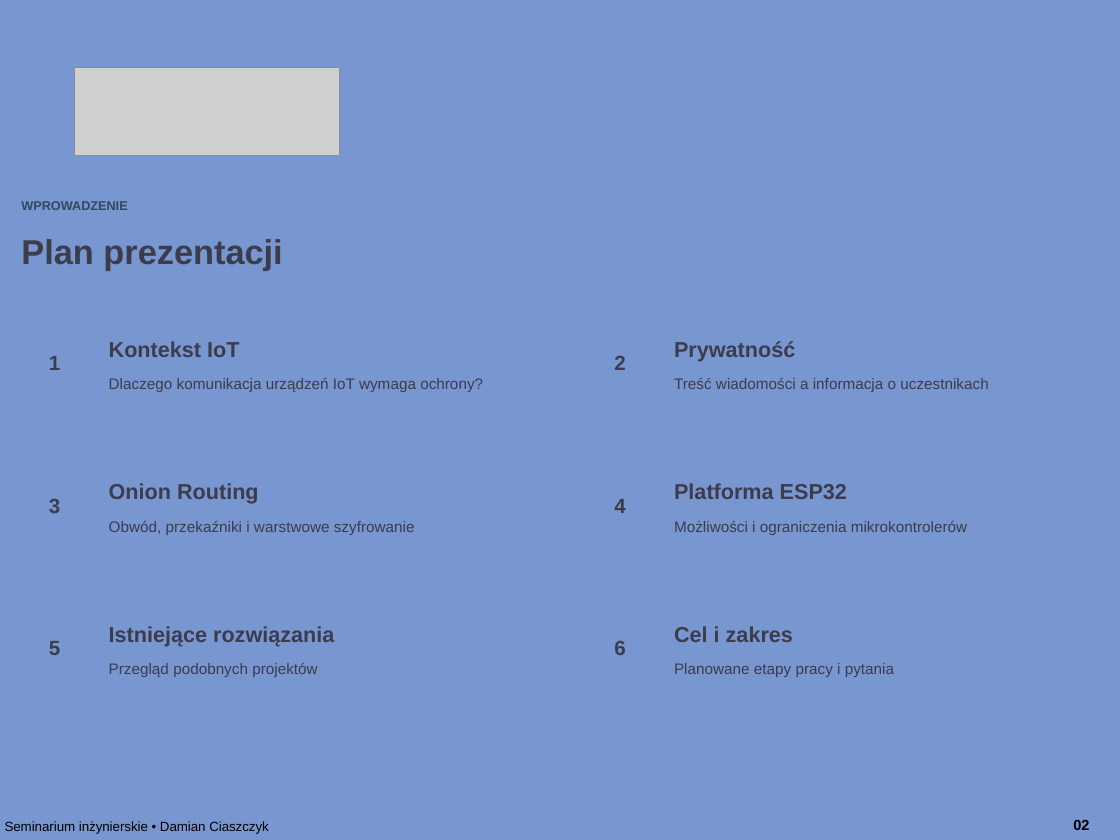
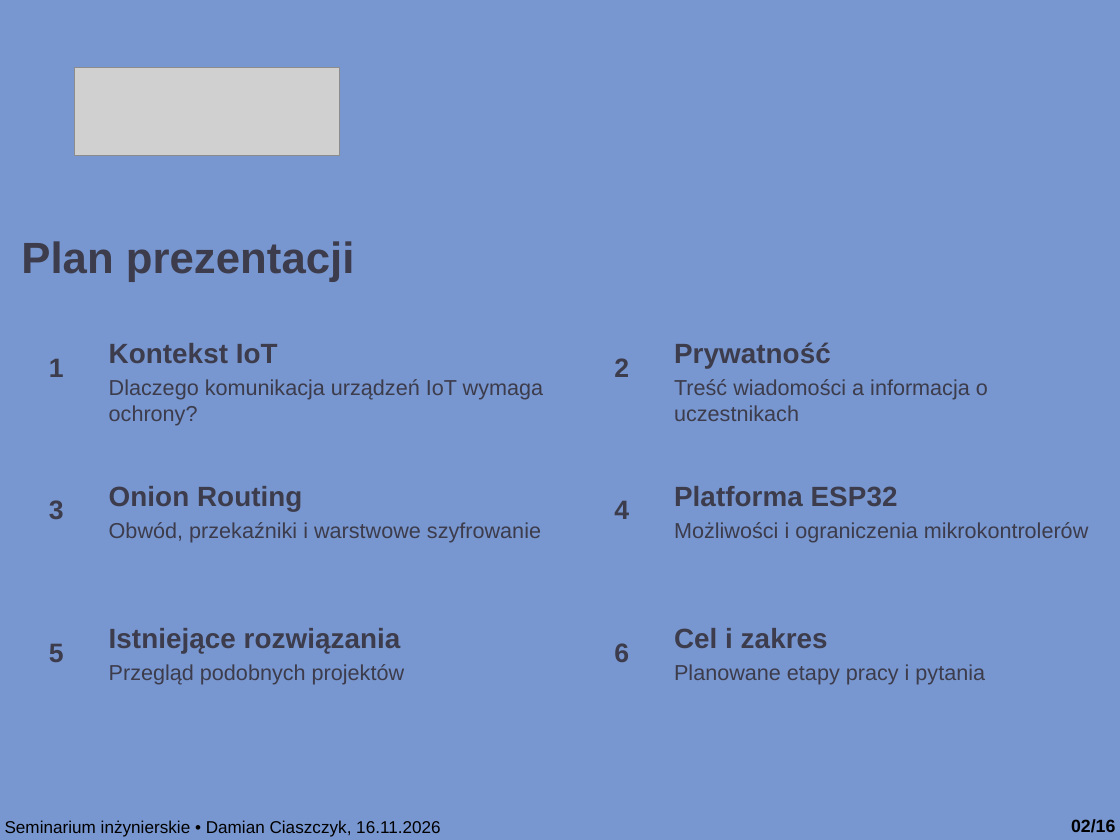
Before and after one commit to dciaszczyk/Engineering_Diploma, a slide deck: slide 2 of prezentacja/prezentacja_seminarka.pptx. Drawn at 1120x840 pixels with LibreOffice and Linux fonts; fonts in the diff are those of the drawing; grey boxes stand for pictures. Boxes give left, top, right and bottom in pixels: in the first picture for what was removed or moved away, otherwise in the second. Text is boxed around its words. In the diff, an @@ line names an element or a change of style, - is before the commit and + after.

```diff
--- a/prezentacja/prezentacja_seminarka.pptx
+++ b/prezentacja/prezentacja_seminarka.pptx
@@ text removed at box(21, 201, 127, 210) @@
-WPROWADZENIE
@@ text "Plan prezentacji" at box(21, 241, 355, 282): size 22.2 to 28.2 pt @@
@@ size 13.9 to 17.9 pt in 6 elements at box(109, 486, 302, 511), box(674, 486, 898, 506), box(109, 628, 401, 653), box(674, 628, 828, 648), box(109, 343, 278, 363), box(674, 342, 831, 368) @@
@@ size 9.8 to 13.8 pt in 6 elements at box(109, 664, 404, 685), box(674, 664, 985, 685), box(109, 522, 541, 543), box(674, 522, 1088, 543), box(109, 379, 543, 426), box(674, 379, 988, 421) @@
@@ size 13.1 to 17.1 pt in 6 elements at box(49, 500, 64, 519), box(614, 501, 629, 519), box(49, 359, 64, 377), box(614, 358, 629, 377), box(49, 644, 64, 662), box(614, 643, 629, 662) @@
@@ text at box(5, 820, 440, 837): text changed; size 8.6 to 11 pt @@
-Seminarium inżynierskie • Damian Ciaszczyk
+Seminarium inżynierskie • Damian Ciaszczyk, 16.11.2026
@@ text at box(1071, 819, 1115, 833): text changed; size 9.4 to 11.4 pt @@
-02
+02/16
```
Also in this commit, not shown: 15 other slides changed, 1 other file.
